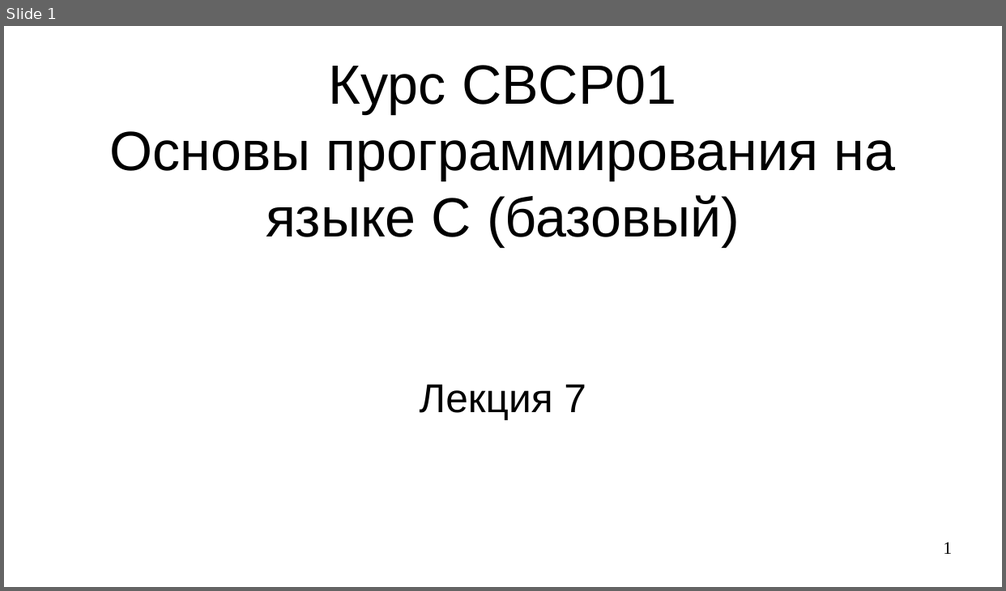
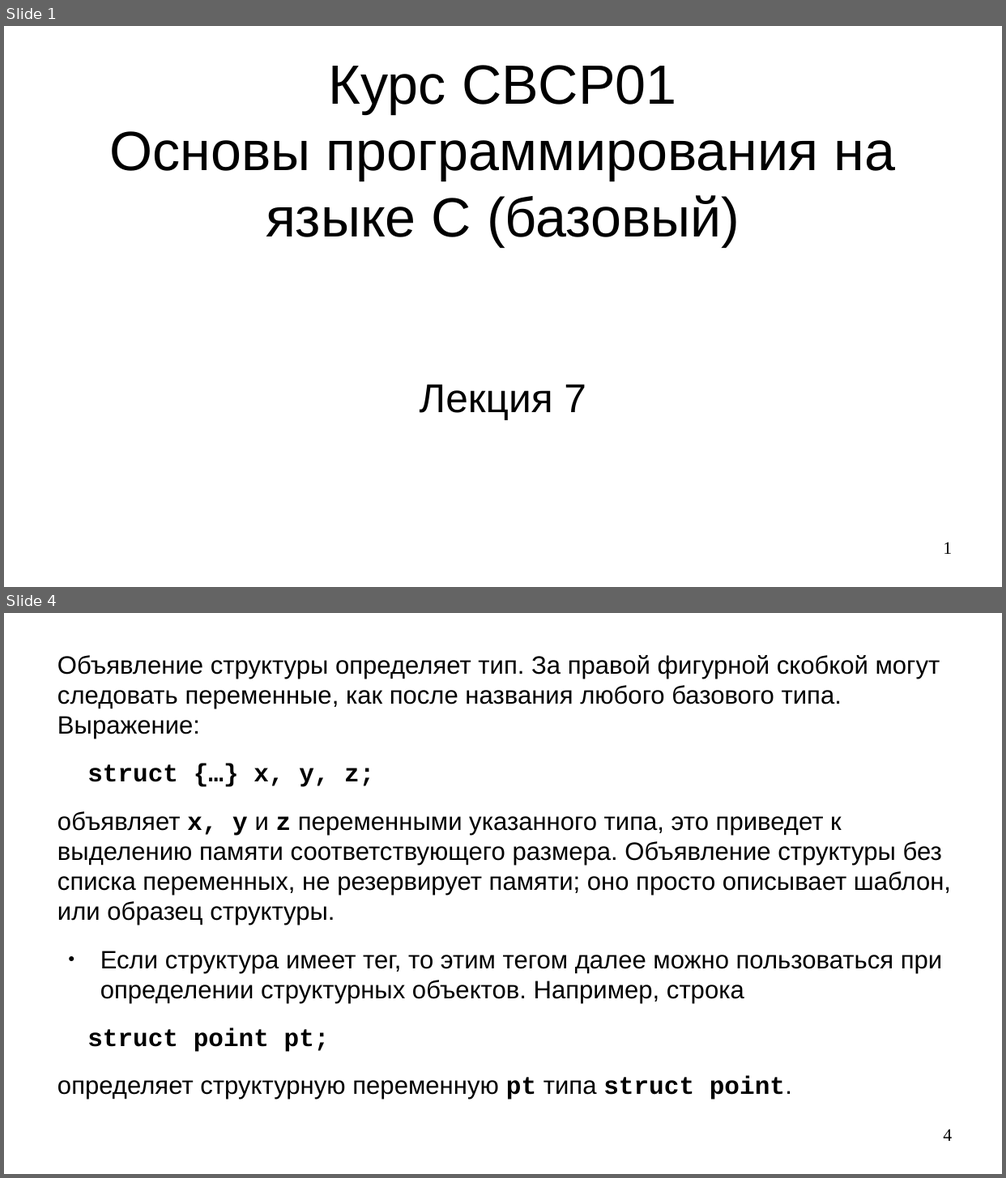
Before and after one commit to steelcraft/stud-lab, a slide deck: Лекции/CBCP01#L7.odp. Shown one above the other, each under a label of ours: slide 1 before the commit, slides 1 and 4 after it; the slides between them are not shown. The pictures are 1006x591 and 1006x1178 pixels, drawn with LibreOffice and Linux fonts; fonts in the diff are those of the drawing. Boxes give left, top, right and bottom in pixels: in the first picture for what was removed or moved away, otherwise in the second. Text is boxed around its words. In the diff, an @@ line names an element or a change of style, - is before the commit and + after.

Commit message:
Добавлены слайды 1-6

```diff
--- a/Лекции/CBCP01#L7.odp
+++ b/Лекции/CBCP01#L7.odp
@@ slide 4 added at [4,613,1002,1174], background #FFFFFF @@
@@ text added at [57,655,951,1100], 20 pt, text #000000 @@
+Объявление структуры определяет тип. За правой фигурной скобкой могут следовать переменные, как после названия любого базового типа. Выражение:
+struct {…} х, у, z;
+объявляет x, y и z переменными указанного типа, это приведет к выделению памяти соответствующего размера. Объявление структуры без списка переменных, не резервирует памяти; оно просто описывает шаблон, или образец структуры.
+● Если структура имеет тег, то этим тегом далее можно пользоваться при определении структурных объектов. Например, строка
+struct point pt;
+определяет структурную переменную pt типа struct point.
@@ page number added at [943,1129,952,1141], 14 pt, text #000000 @@
+4
```
Also in this commit, not shown: 2 slides changed, 5 other slides added, 9 slides removed.
